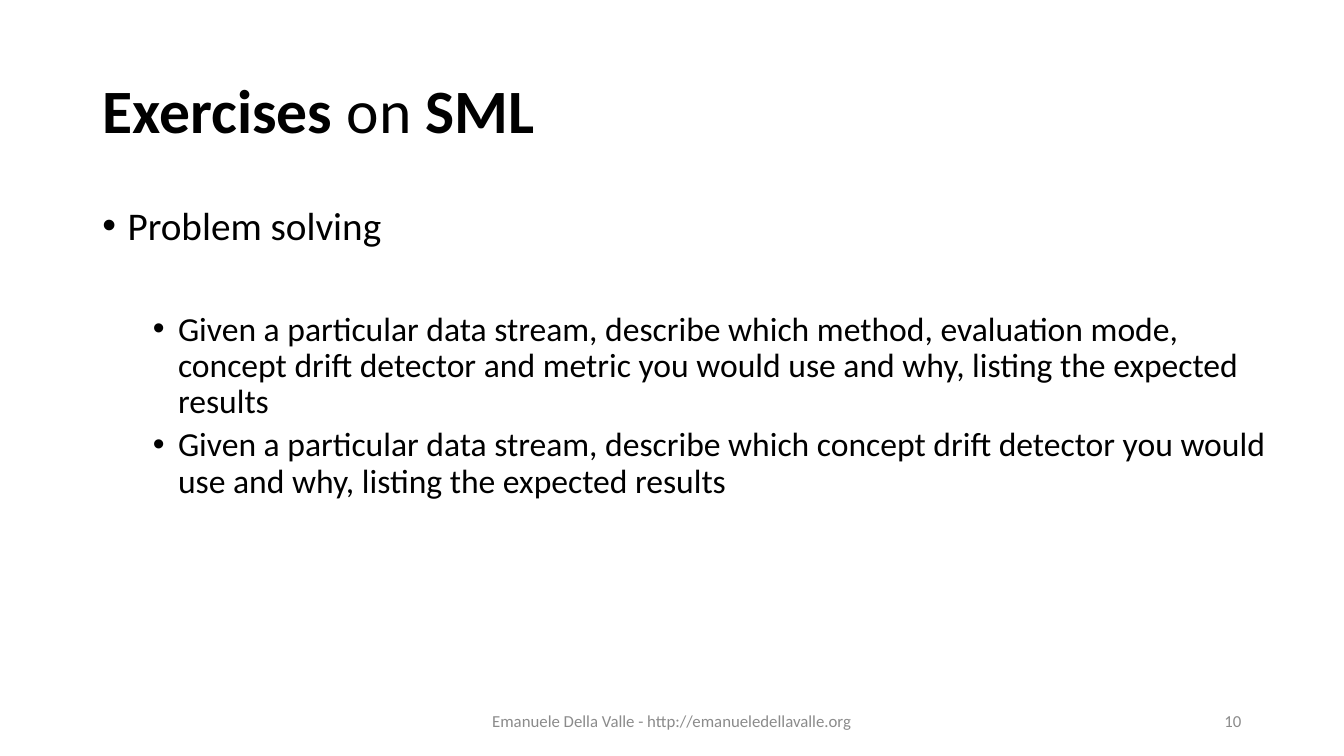
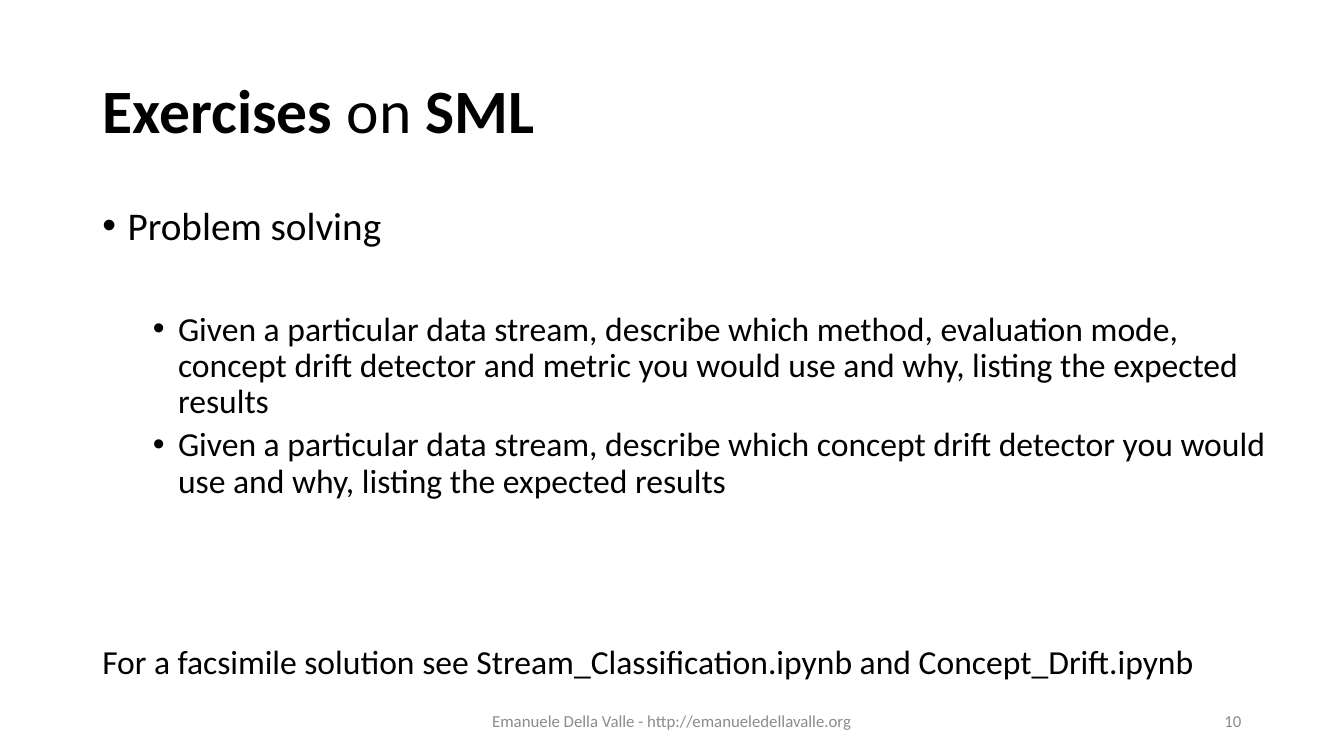
Before and after one commit to eugeniovaretti/streaming-data-analytics, a slide deck: slide 10 of lectures/11_SDS_exam-preview/11_Streaming-Data-Science_exam-preview.pptx. Drawn at 1344x756 pixels with LibreOffice and Linux fonts; fonts in the diff are those of the drawing. Boxes give left, top, right and bottom in pixels: in the first picture for what was removed or moved away, otherwise in the second. Text is boxed around its words. In the diff, an @@ line names an element or a change of style, - is before the commit and + after.

```diff
--- a/lectures/11_SDS_exam-preview/11_Streaming-Data-Science_exam-preview.pptx
+++ b/lectures/11_SDS_exam-preview/11_Streaming-Data-Science_exam-preview.pptx
@@ text added at [102,650,1194,680], 24 pt, text #000000 @@
+For a facsimile solution see Stream_Classification.ipynb and Concept_Drift.ipynb
```
Also in this commit, not shown: 6 other slides changed.
